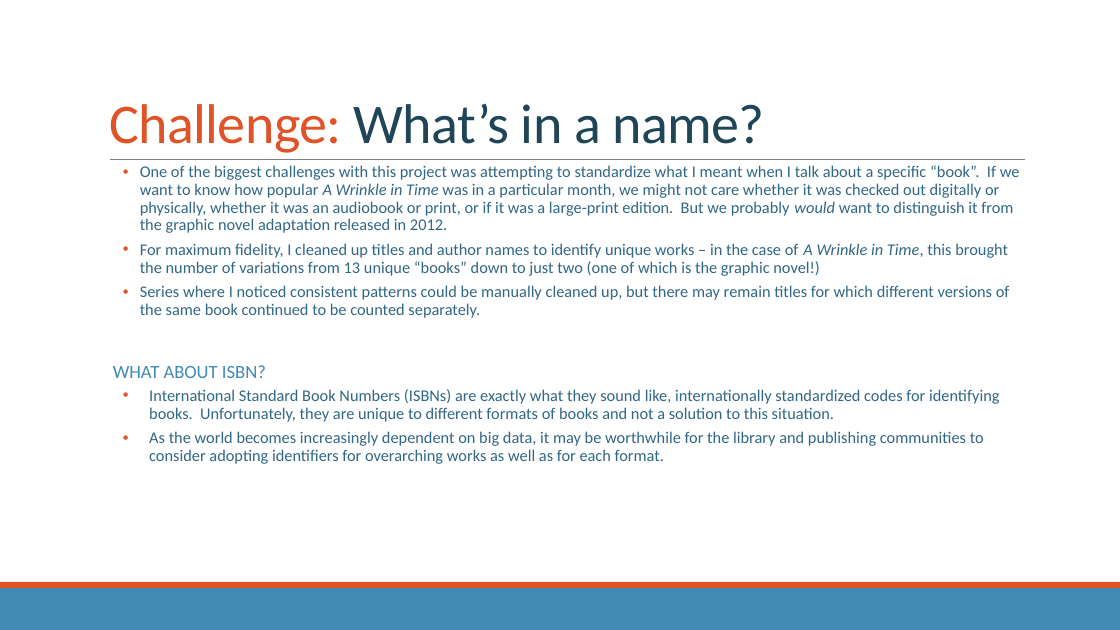
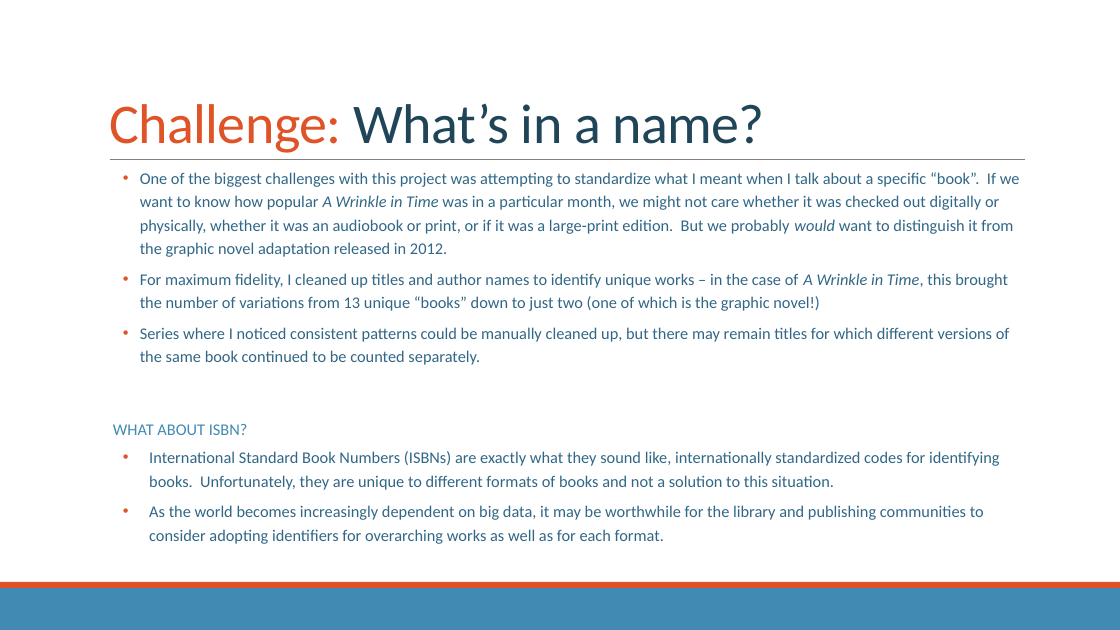
Before and after one commit to rm-pearson/NSS-capstone, a slide deck: slide 11 of presentation draft.pptx (slide 10 before the commit). Drawn at 1120x630 pixels with LibreOffice and Linux fonts; fonts in the diff are those of the drawing. Boxes give left, top, right and bottom in pixels: in the first picture for what was removed or moved away, otherwise in the second. Text is boxed around its words. In the diff, an @@ line names an element or a change of style, - is before the commit and + after.

```diff
--- a/presentation draft.pptx
+++ b/presentation draft.pptx
@@ text "One of the biggest challenges ..." at (113,172,1020,541): size 16 to 14 pt in "WHAT ABOUT ISBN?"; line spacing 0.9 to 1.2 @@
```
Also in this commit, not shown: 4 other slides changed, 2 slides added, 1 slide removed, 1 other file.
